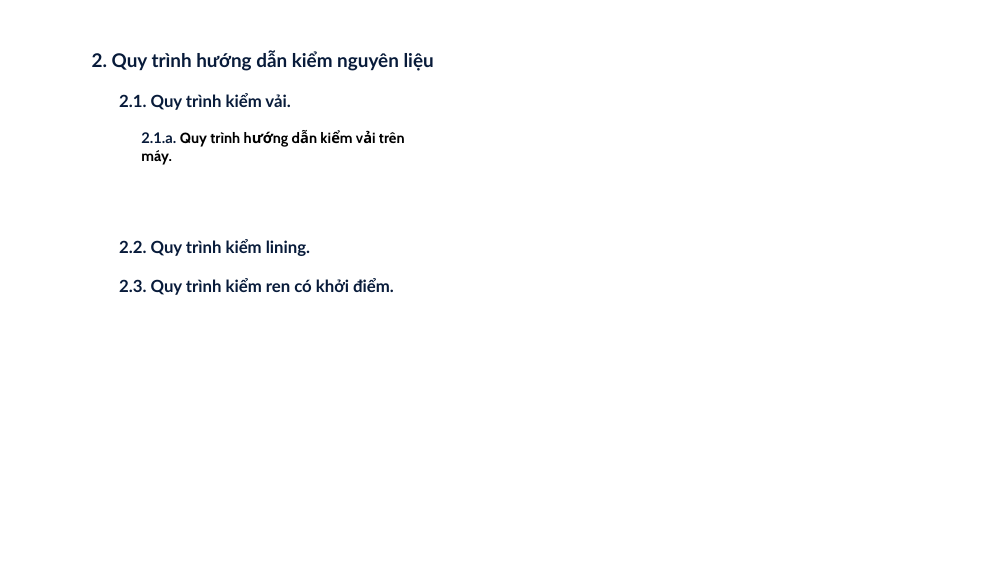
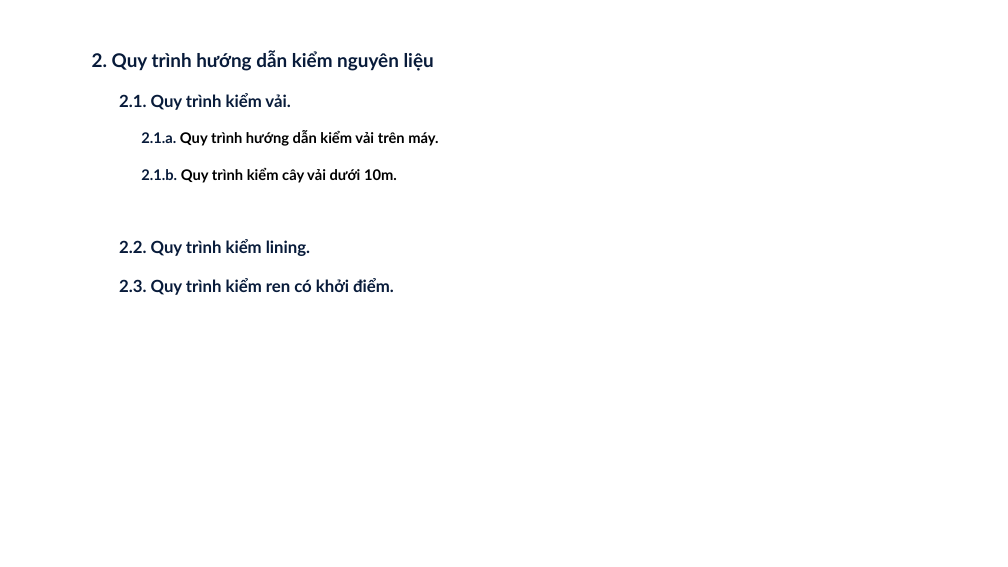
Before and after one commit to hoant-it/WebMain, a slide deck: slide 1 of public/images/Kho/QTQLNVL_B10_QDKTNL_2_04042025.pptx. Drawn at 1008x567 pixels with LibreOffice and Linux fonts; fonts in the diff are those of the drawing. Boxes give left, top, right and bottom in pixels: in the first picture for what was removed or moved away, otherwise in the second. Text is boxed around its words. In the diff, an @@ line names an element or a change of style, - is before the commit and + after.

```diff
--- a/public/images/Kho/QTQLNVL_B10_QDKTNL_2_04042025.pptx
+++ b/public/images/Kho/QTQLNVL_B10_QDKTNL_2_04042025.pptx
@@ text "2.1.a. Quy trình hướng dẫn ..." at box(141, 130, 438, 146): font Cabin to Lato in "Quy trình hướng dẫn kiểm vải trên ..." @@
@@ text added at box(141, 168, 397, 183), 14 pt, text #000000, bold @@
+2.1.b. Quy trình kiểm cây vải dưới 10m.
```
Also in this commit, not shown: 5 other files.
